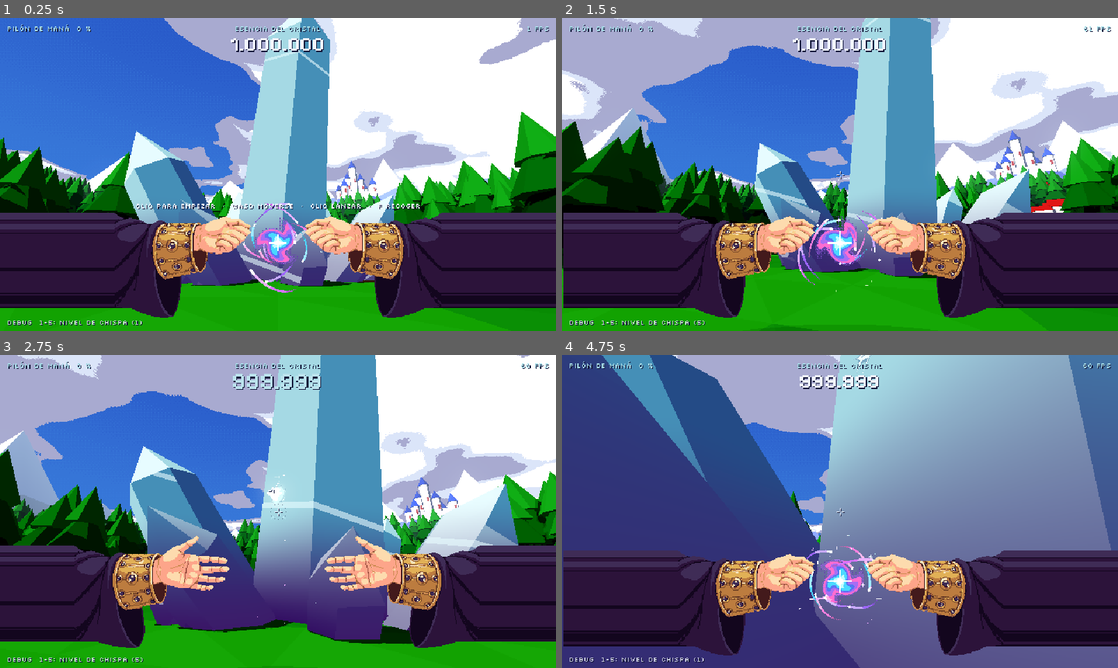
Above: before the commit, frames 1-4 (two rows, left to right).
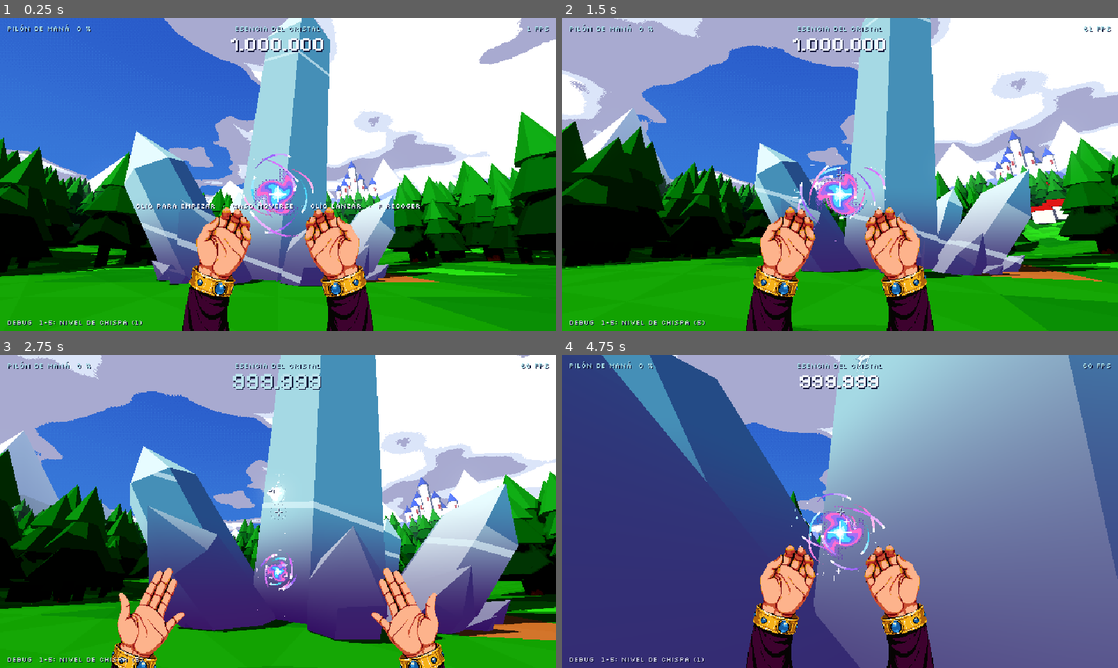
Above: after the commit, the same moments.

Repository: Gon-Analista/can-you-destroy-it
Game: Godot game, scene res://main/main.tscn
Two runs of this game, one before a commit and one after it. Both use one fixed random seed, a clock stepped at 60 frames per second and the inputs below.
Inputs (mouse positions are in pixels of both pictures, inside the frame that each line leads up to):
- Up to frame 1 (0.25 s): no input
- Up to frame 2 (1.5 s): tap Enter at 0.5 s; move the mouse to (962, 158) at 0.52 s; hold D (move_right) 0.53-1.28 s; tap 1 at 0.6 s; click (962, 158) at 0.67 s; tap Space at 0.77 s; tap 5 at 0.8, 1.35 s; move the mouse to (812, 174) at 1.27 s; hold W (move_forward) from 1.28 s (still down)
- Up to frame 3 (2.75 s): keep holding W (move_forward); tap Space at 1.52 s; tap 1 at 1.55 s; move the mouse to (289, 505) at 2.02 s; press the mouse at (289, 505) at 2.03 s; tap 5 at 2.3 s
- Up to frame 4 (4.75 s): keep holding W (move_forward); move the mouse to (834, 517) at 2.77 s; release the mouse at (834, 517) at 2.78 s; right-click (834, 517) at 2.85 s; tap Space at 3.02, 3.77, 4.52 s; tap 1 at 3.05, 4.35 s; move the mouse to (878, 514) at 3.52 s; hold F (interact) 3.53-4.28 s; tap 5 at 3.8 s; move the mouse to (795, 508) at 4.27 s

The runs differ from the first frame. In frame 1, 28% of the frame differs, in the area x 0-100%, y 43-100%; in frame 2, 28%; in frame 3, 22%; in frame 4, 28%, in the area x 0-100%, y 44-100%.

Commit message:
Manos verticales que se juntan sobre el hechizo
Animación de Sprite AI (cuenta 3) de la mano en vertical que se ahueca;
con la carga suben desde abajo y separadas hasta juntarse, con el Orbe
Arcano flotando sobre las palmas. Arregla SpellOrb.appear(), que dejaba
el núcleo y las cintas ocultos si se cortaba el estallido.

Co-Authored-By: Claude Opus 5.5 <noreply@anthropic.com>
Claude-Session: https://claude.ai/code/session_01UcRKzvYtVDv1ShRzBAKtHD

Diff:
--- a/game/player/hands.gd
+++ b/game/player/hands.gd
@@ -1,28 +1,31 @@
 class_name WizardHands
 extends CanvasLayer
 ## Manos del mago en primera persona que se juntan para formar el hechizo.
-## Sprites pixel art 2D de Sprite AI (ver docs/sprite_ai.md): una tira de 7 frames de la mano
-## IZQUIERDA pasando de abierta a ahuecada; la derecha es su reflejo. Entre las palmas vive el
-## hechizo de verdad: un `SpellOrb` 3D (capas de núcleo, cintas, destellos y luz).
+## Sprites pixel art 2D de Sprite AI (ver docs/sprite_ai.md): una tira de 6 frames de la mano
+## IZQUIERDA en vertical (antebrazo desde abajo) pasando de abierta a ahuecada; la derecha es su
+## reflejo. Sobre las palmas vive el hechizo de verdad: un `SpellOrb` 3D
+## (núcleo, cintas, destellos y luz).
 ##
 ## La carga lo gobierna todo, siempre a píxel entero (sin rotar ni escalar los sprites):
-##   recargando  -> las manos se acercan al centro y se van cerrando; el orbe crece
-##   lista       -> manos ahuecadas sujetando el orbe a tope (latido al completarse)
-##   lanzar      -> el orbe estalla (`release`) y las manos se abren hacia fuera con rebote
+##   recién lanzado -> manos abajo y separadas, abiertas
+##   recargando     -> suben y se juntan desde donde estaban mientras los dedos se curvan;
+##                     el orbe crece
+##   lista          -> palmas ahuecadas sosteniendo el orbe desde abajo (latido al completarse)
+##   lanzar         -> empujón hacia arriba, el orbe estalla (`release`) y las manos vuelven abajo
 
-const STRIP: Texture2D = preload("res://player/hands/hand_l_cup_strip.png")
-const FRAMES: int = 7
-const FRAME_SIZE := Vector2(322, 192)
+const STRIP: Texture2D = preload("res://player/hands/hand_l_vertical_strip.png")
+const FRAMES: int = 6
+const FRAME_SIZE := Vector2(192, 192)
 const ORB_DEF: SpellVisualDef = preload("res://data/spells/vfx_arcane_orb.tres")
-## Esquina superior izquierda de la mano izquierda con las manos juntas (pantalla de 640x360).
-const JOINED_POS := Vector2(0, 176)
-## Cuánto se separan las manos cuando están abiertas (recién lanzado).
-const OPEN_SPREAD: float = 44.0
-## Centro del hueco entre las palmas, donde se forma el hechizo.
-const ORB_SCREEN := Vector2(320, 258)
+## Esquina superior izquierda de la mano izquierda (pantalla de 640x360): en reposo (abajo y
+## separadas) y juntas sosteniendo el hechizo.
+const REST_POS := Vector2(70, 228)
+const JOINED_POS := Vector2(158, 180)
+## El hechizo flota sobre las palmas ahuecadas: altura respecto a la parte de arriba del sprite.
+const ORB_ABOVE_SPRITE_TOP: float = 22.0
 const ORB_DEPTH: float = 0.85
-## Retroceso al lanzar: hacia fuera y un poco hacia arriba.
-const CAST_PUSH := Vector2(-26, -8)
+## Empujón al lanzar: las manos suben y se cierran hacia el centro.
+const CAST_PUSH := Vector2(10, -22)
 
 var charge_ratio: float = 1.0
 var move_speed: float = 0.0
@@ -93,9 +96,20 @@
 	pass
 
 
-## Punto de la pantalla desde el que sale el hechizo: el centro entre las palmas.
+## Punto de la pantalla desde el que sale el hechizo: sobre las palmas, entre las dos manos.
 func palm_screen_position(_side: int) -> Vector2:
-	return ORB_SCREEN + Vector2(0, _bob().y)
+	var screen_w: float = (
+		640.0 if not is_inside_tree() else get_viewport().get_visible_rect().size.x
+	)
+	return Vector2(screen_w * 0.5, _left_pos().y + ORB_ABOVE_SPRITE_TOP)
+
+
+## Posición de la mano izquierda según la carga (y los empujones), antes de redondear.
+func _left_pos() -> Vector2:
+	var closed: float = _ease(charge_ratio)
+	var pos: Vector2 = REST_POS.lerp(JOINED_POS, closed)
+	pos += CAST_PUSH * _kick + Vector2(0, 6.0 * _grab) + _bob()
+	return pos
 
 
 func _process(delta: float) -> void:
@@ -106,19 +120,16 @@
 	_grab = _spring(_grab, delta, false)
 	var closed: float = _ease(charge_ratio)
 	var frame: int = clampi(int(round(closed * (FRAMES - 1))), 0, FRAMES - 1)
-	var spread: float = (1.0 - closed) * OPEN_SPREAD
 	var screen_w: float = get_viewport().get_visible_rect().size.x
-	var bob: Vector2 = _bob()
+	var left: Vector2 = _left_pos()
 	for side: int in 2:
 		var sprite: Sprite2D = _sprites[side]
 		sprite.frame = frame
-		var sgn: float = -1.0 if side == 0 else 1.0
-		var x: float = JOINED_POS.x - spread + CAST_PUSH.x * _kick
-		var pos := Vector2(x, JOINED_POS.y + CAST_PUSH.y * _kick + 6.0 * _grab) + bob
+		var pos: Vector2 = left
+		# Latido al completar la carga: las manos se aprietan un poco hacia el centro.
+		pos.x += _ready_pop * 3.0
 		if side == 1:
-			pos.x = screen_w - FRAME_SIZE.x - x
-		# Latido al completar la carga: las palmas se cierran un píxel más.
-		pos.x -= sgn * _ready_pop * 2.0
+			pos.x = screen_w - FRAME_SIZE.x - pos.x
 		sprite.position = pos.round()
 	_update_orb()
 
@@ -152,7 +163,9 @@
 	if _orb == null:
 		return
 	_place_orb()
-	if _orb_spent and not _orb.is_releasing() and charge_ratio > 0.02:
+	# El estallido (núcleo + lluvia de destellos) puede durar más que la recarga: el orbe
+	# nuevo empieza a formarse en cuanto la recarga pasa del 20 %, haya acabado o no.
+	if _orb_spent and charge_ratio > 0.2:
 		_orb_spent = false
 		_orb.appear()
 	if not _orb.is_releasing():
--- a/game/spells/vfx/spell_orb.gd
+++ b/game/spells/vfx/spell_orb.gd
@@ -53,6 +53,9 @@
 func appear() -> void:
 	_release_t = -1.0
 	visible = true
+	# Si el estallido se corta antes de terminar, el núcleo y las cintas siguen ocultos.
+	_core.visible = true
+	_ribbon_pivot.visible = true
 	_sparkles.emitting = true
 	_ribbon_pivot.scale = Vector3.ONE
 	_core_mat.set_shader_parameter("burst", 0.0)
Binary file removed: game/player/hands/hand_l_cup_strip.png
Binary file added: game/player/hands/hand_l_vertical_strip.png
Not shown, changed: game/player/hands/hand_l_vertical_strip.png.import
Not shown, changed: .agents/project_context.md
Not shown, changed: CHANGELOG.md
Not shown, changed: docs/sprite_ai.md
